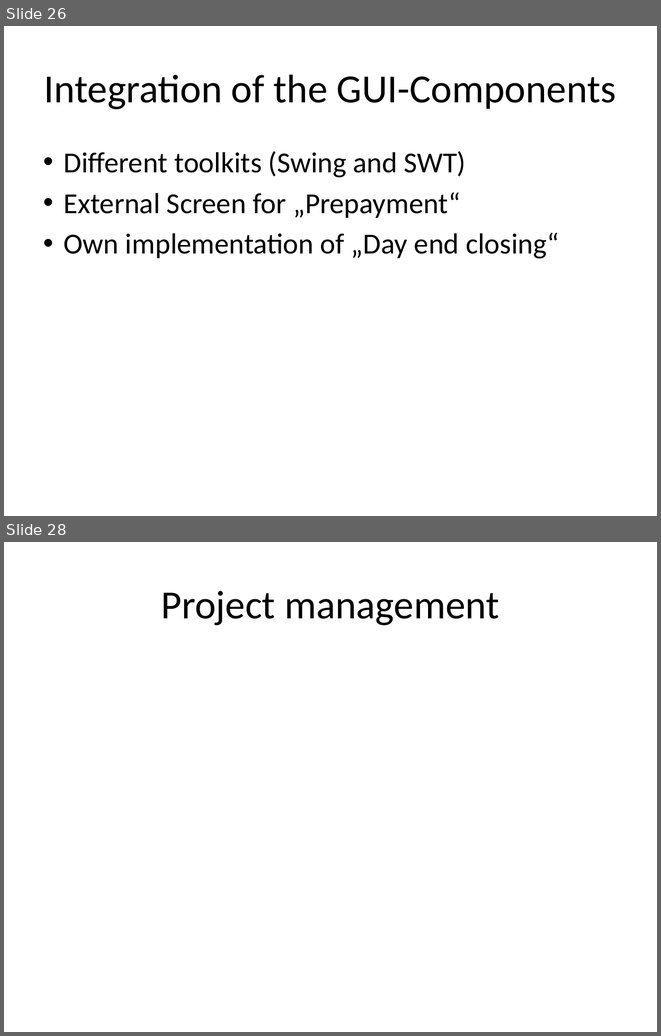
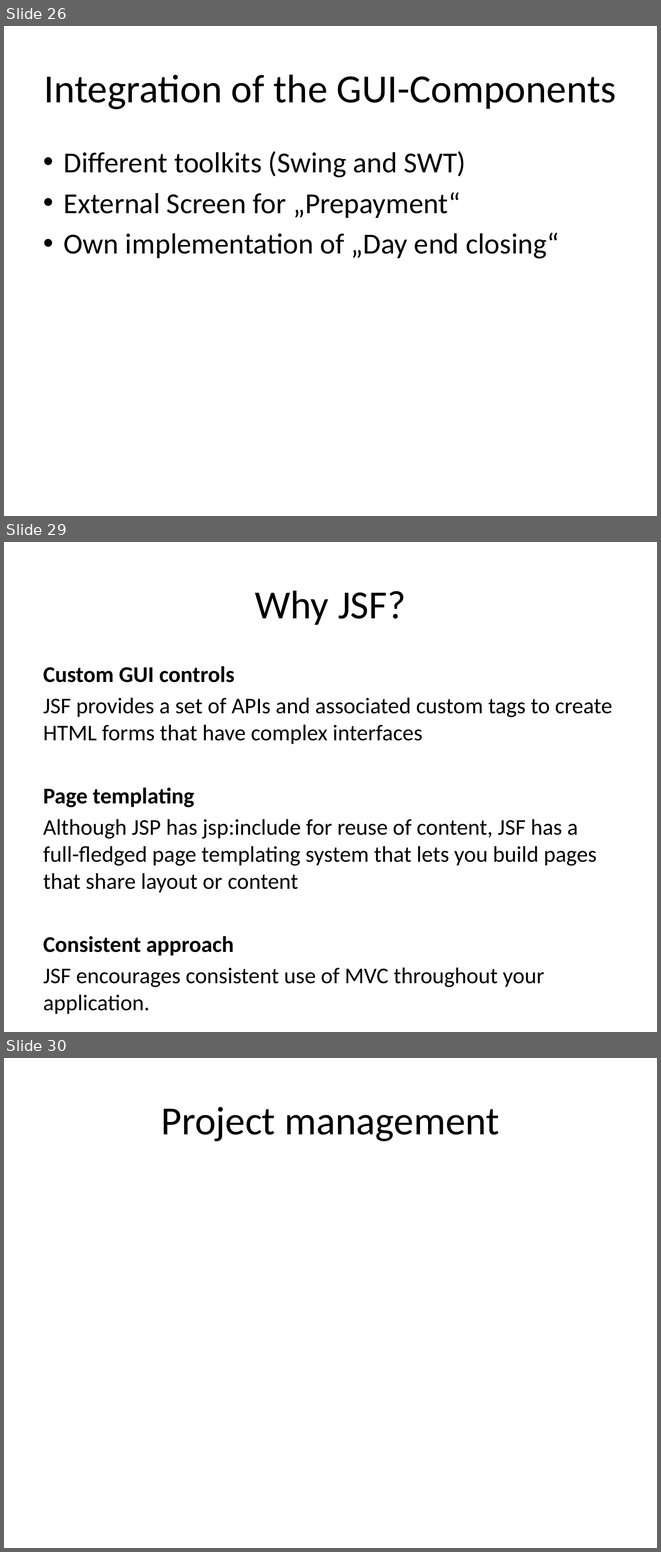
Before and after one commit to markusmo/HotelSoftware, a slide deck: Documentation/Praesentation/PresentationRoomanizer.pptx. Shown one above the other, each under a label of ours: slides 26 and 28 before the commit, slides 26, 29 and 30 after it; the slides between them are not shown. The pictures are 661x1036 and 661x1552 pixels, drawn with LibreOffice and Linux fonts; fonts in the diff are those of the drawing. Boxes give left, top, right and bottom in pixels: in the first picture for what was removed or moved away, otherwise in the second. Text is boxed around its words. In the diff, an @@ line names an element or a change of style, - is before the commit and + after.

```diff
--- a/Documentation/Praesentation/PresentationRoomanizer.pptx
+++ b/Documentation/Praesentation/PresentationRoomanizer.pptx
@@ slide 29 added at <box>4,542,657,1032</box>, background #FFFFFF @@
@@ title added at <box>255,590,406,625</box>, 44 pt, text #000000 @@
+Why JSF?
@@ text added at <box>43,666,612,987</box>, 24.8 pt, text #000000 @@
+Custom GUI controls
+JSF provides a set of APIs and associated custom tags to create HTML forms that have complex interfaces
+Page templating
+Although JSP has jsp:include for reuse of content, JSF has a full-fledged page templating system that lets you build pages that share layout or content
+Consistent approach
+JSF encourages consistent use of MVC throughout your application.
@@ what was slide 28 is now slide 30 @@
```
Also in this commit, not shown: 1 slide changed, 1 other slide added, 1 other file.
